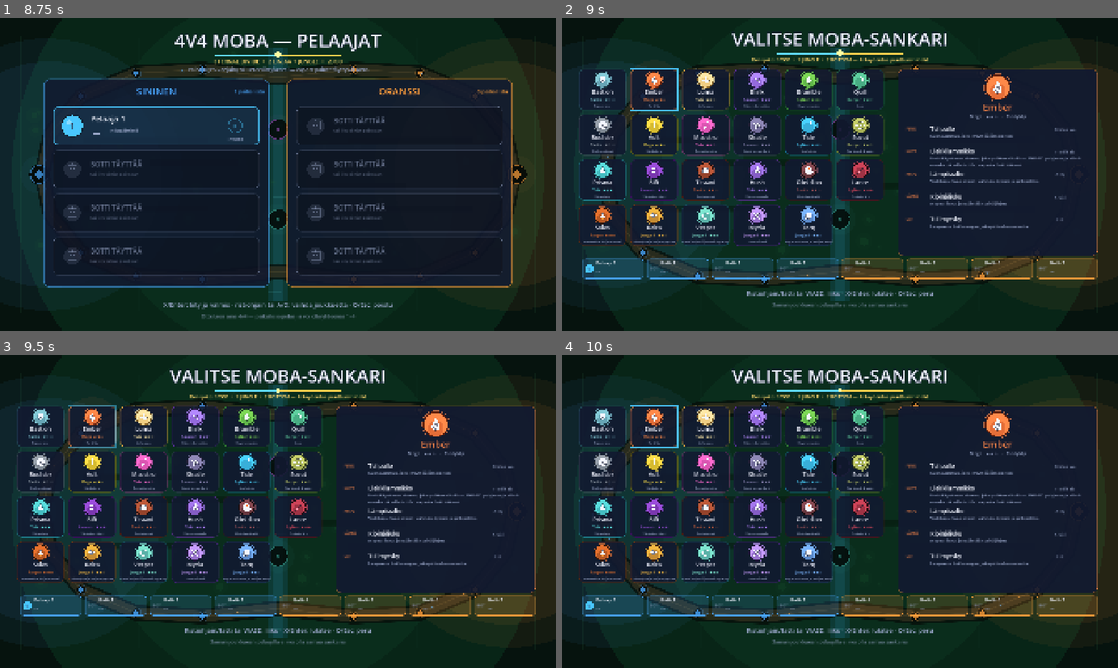
Above: before the commit, frames 1-4 (two rows, left to right).
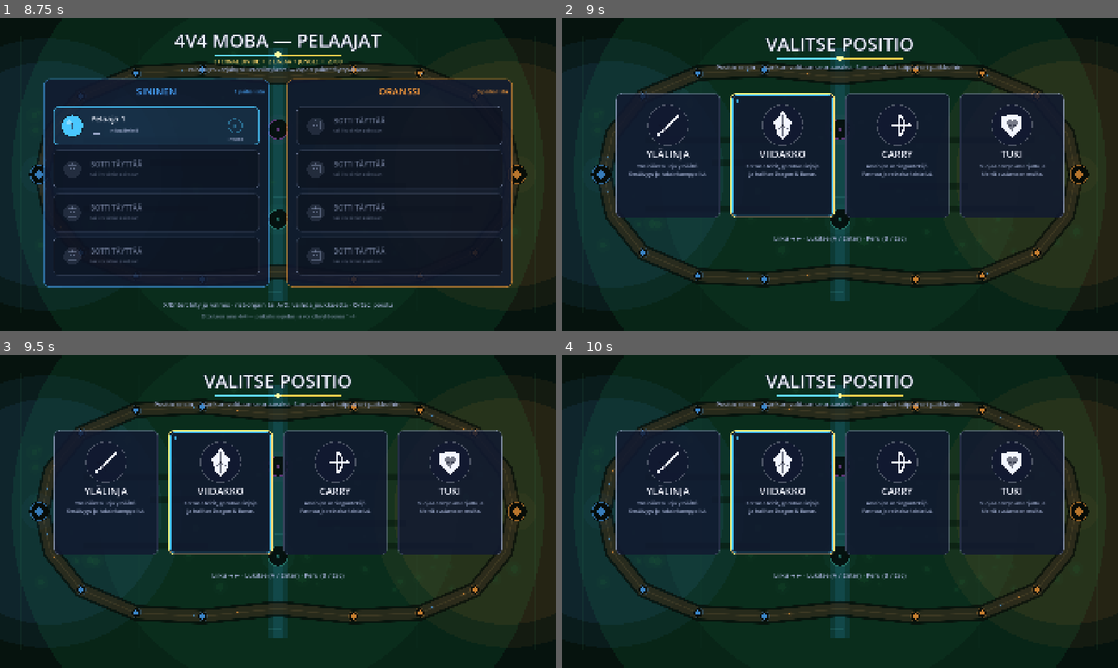
Above: after the commit, the same moments.

Repository: Zafgar/Brawlers
Game: Godot game, scene res://src/main.tscn
Same seed, same stepped clock (60 frames per second), same inputs: the game is played once before the commit and once after it.
Inputs (mouse positions are in pixels of both pictures, inside the frame that each line leads up to):
- Up to frame 1 (8.75 s): tap Enter (ui_accept) at 0.5, 0.77, 1.07, 8 s; move the mouse to (400, 158) at 0.52 s; hold Right (ui_right) 0.53-1.25 s; hold Q 0.53-1.25 s; click (400, 158) at 0.67 s; click "Formaatti 4v4 MOBA" at 1.25 s; click "Kenttä Eternal Divide" at 2 s; click "Aikaraja 20 minuuttia" at 2.75 s; click "AI-vaikeus ‹ 6 – Epäreilu ›" at 3.5 s; click "AI-vaikeus ‹ 1 – Vasta-alkaja…" at 4.25 s; click "Paikallinen näkymä Pelaajakoh…" at 5 s; click "TAKAISIN" at 5.75 s; click "PELAA 4V4 MOBA" at 6.5 s; click "JATKA PELAAJIIN" at 7.25 s; drag from (166, 190) to (250, 237) at 8.02 s
- Up to frame 2 (9 s): tap Enter (ui_accept) at 8.75 s; move the mouse to (895, 105) at 8.77 s; hold Right (ui_right) from 8.78 s (still down); hold E from 8.78 s (still down)
- Up to frame 3 (9.5 s): keep holding Right (ui_right); keep holding E
- Up to frame 4 (10 s): release Right (ui_right) at 9.5 s; release E at 9.5 s; drag from (812, 574) to (673, 464) at 9.52 s

Frame 1 is identical in both runs. In frame 2, 26% of the frame differs, in the area x 3-97%, y 4-93%; in frame 3, 26%; in frame 4, 26%.

Commit message:
Botti-rotaatio hätälinjalle + positiovalinta lobbyyn ennen sankarivalintaa
Rotaatio (TeamBlackboard + BotBrain):
- Tiimitaulu arvioi linjatilanteen ~0,6 s välein: kriisi kun linjalla on
  selvä vihollisylivoima (erotus >= 2) tai oma torni uhattuna ylivoimalla.
- Apuun kutsutaan enintään 2 sopivinta bottia: jungle ensin, sitten tuki
  JOS sen carry on turvassa, sitten laner jonka oma linja on rauhassa.
  Hystereesi pitää saman auttajan (ei sinkoilua). Ihmisiä ei komenneta.
- Kutsuttu botti ohittaa carry-liimauksen (SUPPORT-tilan) ja oman linjan
  paluulogiikan; kun kriisi laukeaa, kutsu poistuu ja botti palaa linjalleen.

Positiovalinta (Lobby + PlayerProfile + BotBrain):
- Uusi POSITIONS-vaihe JOINin ja sankarivalinnan väliin: pelaaja valitsee
  ensin position (YLÄLINJA / VIIDAKKO / CARRY / TUKI, kortit kuvioineen)
  ja vasta sitten sankarin -> samaa sankaria voi kokeilla eri paikoissa.
- Positio per joukkue vain yhdellä; peruutus sankarivalinnasta palaa
  positiovalintaan. Botit täyttävät vapaat positiot (jungle/tuki ensin)
  ja valitsevat sankarinsa positionsa mukaan.
- BotBrain kunnioittaa valittua positiota (_ensure_moba_assignment):
  carry/support-työnjako bottomissa (_moba_duty); tukikäytös seuraa nyt
  positiota, ei pelkkää sankariroolia.

Co-Authored-By: Claude Fable 5 <noreply@anthropic.com>
Claude-Session: https://claude.ai/code/session_01SqBgCfYgCzhYDAn38izic8

Diff:
--- a/src/ai/bot_brain.gd
+++ b/src/ai/bot_brain.gd
@@ -60,6 +60,7 @@
 var _is_jungler_role := false
 var _moba_job := ""
 var _moba_lane := ""
+var _moba_duty := ""             # bottom-duon työnjako: "carry"/"support" ("" = roolin mukaan)
 var _moba_goal := Vector2.INF
 var _lane_returning := false      # laner ajautui liian kauas omalta kaareltaan
 
@@ -267,20 +268,51 @@
 func _ensure_moba_assignment(hero: Hero, arena) -> void:
 	if _moba_job != "":
 		return
+	# 1) Lobbyssa valittu positio (top/jungle/carry/support) ohittaa heuristiikan:
+	#    pelaaja/botti pelaa juuri sitä paikkaa jonka valitsi.
+	match str(hero.profile.moba_position):
+		"jungle":
+			_moba_job = "jungle"
+			_moba_lane = ""
+			return
+		"top":
+			_moba_job = "top"
+			_moba_lane = MapMoba.TOP
+			return
+		"carry":
+			_moba_job = "bottom"
+			_moba_lane = MapMoba.BOTTOM
+			_moba_duty = "carry"
+			return
+		"support":
+			_moba_job = "bottom"
+			_moba_lane = MapMoba.BOTTOM
+			_moba_duty = "support"
+			return
+	# 2) Automaattijako (ei valittua positiota): ohita positiot jotka joku muu
+	#    on jo nimenomaisesti valinnut lobbyssa.
 	var team_heroes: Array = []
 	for h in arena.heroes:
 		if is_instance_valid(h) and not h.is_unit and h.team == hero.team:
 			team_heroes.append(h)
 	team_heroes.sort_custom(func(a, b): return a.profile.index < b.profile.index)
-	var bots: Array = team_heroes.filter(func(h): return h.controller is BotBrain)
+	var claimed: Dictionary = {}
+	for h in team_heroes:
+		var p := str(h.profile.moba_position)
+		if p != "":
+			claimed[p] = true
+	var unassigned: Array = team_heroes.filter(
+		func(h): return str(h.profile.moba_position) == "")
+	var bots: Array = unassigned.filter(func(h): return h.controller is BotBrain)
 	var designated = null
-	# Tuleva Jungleri-rooli saa paikan aina ensin, myös jos pelaaja valitsee sen.
-	for h in team_heroes:
-		if HeroDef.get_def(h.hero_id).get("role", "") == HeroDef.ROLE_JUNGLER:
-			designated = h
-			break
-	if designated == null and not bots.is_empty():
-		designated = bots[1] if bots.size() > 1 else bots[0]
+	if not claimed.has("jungle"):
+		# Tuleva Jungleri-rooli saa paikan aina ensin, myös jos pelaaja valitsee sen.
+		for h in unassigned:
+			if HeroDef.get_def(h.hero_id).get("role", "") == HeroDef.ROLE_JUNGLER:
+				designated = h
+				break
+		if designated == null and not bots.is_empty():
+			designated = bots[1] if bots.size() > 1 else bots[0]
 	if hero == designated:
 		_moba_job = "jungle"
 		_moba_lane = ""
@@ -289,12 +321,13 @@
 	# Support kuuluu oletuksena bottom-duoon. Valitse topiksi ensimmäinen muu
 	# sankari, jotta XP-roolit ja lane-käyttäytyminen vastaavat 1/1/2-jakoa.
 	var top_laner = null
-	for candidate in bot_laners:
-		if str(HeroDef.get_def(candidate.hero_id).get("role", "")) != "Tuki":
-			top_laner = candidate
-			break
-	if top_laner == null and not bot_laners.is_empty():
-		top_laner = bot_laners[0]
+	if not claimed.has("top"):
+		for candidate in bot_laners:
+			if str(HeroDef.get_def(candidate.hero_id).get("role", "")) != "Tuki":
+				top_laner = candidate
+				break
+		if top_laner == null and not bot_laners.is_empty():
+			top_laner = bot_laners[0]
 	if hero == top_laner:
 		_moba_job = "top"
 		_moba_lane = MapMoba.TOP
@@ -542,6 +575,14 @@
 		_defend_pos = bb.threatened_structure.global_position
 		_mode = Mode.FIGHT
 		return
+	# ROTAATIO: tiimitaulu kutsui minut auttamaan hätälinjaa (esim. top pahasti
+	# alakynnessä tai koko vihollisjoukkue puskee yhtä linjaa) -> mene sinne.
+	# Kutsu poistuu taululta kun kriisi laukeaa, jolloin normaali lane-logiikka
+	# palauttaa omalle linjalle. Ohittaa myös tuen carry-liimauksen (SUPPORT).
+	if bb.help_lane != "" and hero in bb.helpers:
+		_moba_goal = bb.help_pos
+		_mode = Mode.FIGHT
+		return
 	var lane_map := arena.map as MapMoba
 	if _moba_job != "jungle" and _moba_lane != "" and lane_map != null \
 			and lane_map.distance_to_lane(hero.global_position, _moba_lane) > 520.0:
@@ -551,7 +592,10 @@
 		_moba_goal = _moba_lane_route_goal(hero, arena, hero.global_position)
 		_mode = Mode.FIGHT
 		return
-	if _is_support and _moba_job == "bottom":
+	# Tuen työnjako: nimenomainen support-positio TAI (ilman positiota) tukiroolin
+	# sankari bottomissa pelaa suojaavaa duo-peliä.
+	if _moba_job == "bottom" and (_moba_duty == "support" \
+			or (_moba_duty == "" and _is_support)):
 		_mode = Mode.SUPPORT
 		return
 	# Vain oikea vihollissankari laukaisee tiimitaistelun — minionit ja tornit
--- a/src/ai/team_blackboard.gd
+++ b/src/ai/team_blackboard.gd
@@ -18,6 +18,16 @@
 var alert_timer := 0.0             # hetkellinen hälytystila (reliikki vaihtoi omistajaa)
 var threatened_structure = null    # oma rakennus jota vihollissankari juuri uhkaa (MOBA)
 var defender: Hero = null          # lähin liittolainen nimetty puolustamaan sitä
+
+# MOBA-rotaatio: kun jokin linja on pahasti alakynnessä (vihollisia selvästi
+# enemmän kuin puolustajia tai torni uhattuna ylivoimalla), taululle merkitään
+# hätälinja ja sinne KUTSUTAAN apuun sopivimmat vapaat botit (jungle ensin,
+# sitten tuki jonka carry on turvassa, sitten muut joiden oma linja on rauhassa).
+# Kutsu poistuu kun kriisi laukeaa -> autetut palaavat omille linjoilleen.
+var help_lane := ""                # hätälinja ("top"/"bottom", "" = ei kriisiä)
+var help_pos := Vector2.ZERO       # piste jonne apu suunnataan
+var helpers: Array = []            # apuun kutsutut sankarit (Hero)
+var _help_timer := 0.0             # kriisiarvion tahdistus (ei joka framea)
 
 
 func setup(p_arena, p_team: int) -> void:
@@ -150,6 +160,153 @@
 			if defender == null:
 				defender = best_any
 
+		# Linjakriisi + apuun kutsuttavat (tahdistettu, ei joka framea).
+		_help_timer -= delta
+		if _help_timer <= 0.0:
+			_help_timer = 0.6
+			_update_moba_crisis(allies, enemies)
+
+
+## Arvioi linjojen tilanteen ja kutsuu apuun sopivimmat botit. Kriisi = linjalla
+## on selvä vihollisylivoima (erotus >= 2) TAI oma torni siellä on uhattuna
+## ylivoimalla (erotus >= 1). Apuun kutsutaan enintään 2 bottia kerralla, jotta
+## koko joukkue ei hylkää omia linjojaan. Ihmisiä ei komenneta.
+func _update_moba_crisis(allies: Array, enemies: Array) -> void:
+	var prev_helpers: Array = helpers.filter(func(h): return is_instance_valid(h) and h.alive)
+	help_lane = ""
+	help_pos = Vector2.ZERO
+	helpers = []
+	var mm := arena.map as MapMoba
+	if mm == null:
+		return
+
+	var worst_lane := ""
+	var worst_deficit := 0
+	var worst_center := Vector2.ZERO
+	var worst_tower_threat := false
+	var threat_lane := _structure_lane(mm, threatened_structure)
+	const LANE_NEAR := 480.0
+	for lane in [MapMoba.TOP, MapMoba.BOTTOM]:
+		var enemy_n := 0
+		var enemy_sum := Vector2.ZERO
+		for e in enemies:
+			if mm.distance_to_lane(e.global_position, str(lane)) < LANE_NEAR:
+				enemy_n += 1
+				enemy_sum += e.global_position
+		if enemy_n == 0:
+			continue
+		var ally_n := 0
+		for a in allies:
+			if mm.distance_to_lane(a.global_position, str(lane)) < LANE_NEAR:
+				ally_n += 1
+		var tower_threat: bool = threat_lane == str(lane)
+		var deficit: int = enemy_n - ally_n
+		# Torniuhka laskee kynnystä: yksikin ylivoima riittää kriisiin.
+		var is_crisis: bool = deficit >= 2 or (tower_threat and deficit >= 1)
+		if not is_crisis:
+			continue
+		if deficit > worst_deficit or (deficit == worst_deficit and tower_threat):
+			worst_deficit = deficit
+			worst_lane = str(lane)
+			worst_center = enemy_sum / float(enemy_n)
+			worst_tower_threat = tower_threat
+
+	if worst_lane == "":
+		return
+	help_lane = worst_lane
+	# Apu suunnataan uhatulle tornille jos sellainen on, muuten vihollisryhmään.
+	if worst_tower_threat and threatened_structure != null \
+			and is_instance_valid(threatened_structure):
+		help_pos = threatened_structure.global_position
+	else:
+		help_pos = worst_center
+
+	# Valitse auttajat: botit jotka EIVÄT jo ole hätälinjalla, terveet, lähimmät.
+	# Jungle on paras rotatoija; tuki lähtee vain jos sen carry on turvassa (tai
+	# carry lähtee myös); muut vain jos oma linja on rauhassa.
+	var need: int = clampi(worst_deficit - 1, 1, 2)
+	var scored: Array = []
+	for a in allies:
+		if not (a.controller is BotBrain):
+			continue
+		if a.hp < a.max_hp * 0.4:
+			continue
+		if mm.distance_to_lane(a.global_position, help_lane) < LANE_NEAR:
+			continue   # on jo siellä -> ei "apua", vaan puolustaja
+		var brain: BotBrain = a.controller
+		var score := 0.0
+		match str(brain._moba_job):
+			"jungle":
+				score = 3.0
+			"bottom":
+				if str(brain._moba_duty) == "support":
+					# Tuki irtoaa carrysta vain jos carry ei ole vaarassa.
+					if not _ally_in_danger(_bottom_carry(allies)):
+						score = 2.0
+					else:
+						continue
+				else:
+					score = 1.0 if not _lane_contested(mm, a, enemies) else 0.0
+			_:
+				score = 1.0 if not _lane_contested(mm, a, enemies) else 0.0
+		if score <= 0.0:
+			continue
+		if a in prev_helpers:
+			score += 1.5   # hystereesi: sama auttaja jatkaa, ei sinkoilua
+		score -= a.global_position.distance_to(help_pos) / 2200.0
+		scored.append({"hero": a, "score": score})
+	scored.sort_custom(func(x, y): return float(x["score"]) > float(y["score"]))
+	for i in range(mini(need, scored.size())):
+		helpers.append(scored[i]["hero"])
+	if helpers.is_empty():
+		help_lane = ""
+
+
+## Minkä linjan rakennus on (lähin linja); "" jos ei rakennusta.
+func _structure_lane(mm: MapMoba, s) -> String:
+	if s == null or not is_instance_valid(s):
+		return ""
+	var best := ""
+	var best_d := 1.0e20
+	for lane in [MapMoba.TOP, MapMoba.BOTTOM]:
+		var d: float = mm.distance_to_lane(s.global_position, str(lane))
+		if d < best_d:
+			best_d = d
+			best = str(lane)
+	return best
+
+
+## Bottom-duon carry (ei-tuki-bottom-botti); null jos ei löydy.
+func _bottom_carry(allies: Array) -> Hero:
+	for a in allies:
+		if not (a.controller is BotBrain):
+			continue
+		var brain: BotBrain = a.controller
+		if str(brain._moba_job) == "bottom" and str(brain._moba_duty) != "support":
+			return a
+	return null
+
+
+## Onko liittolainen vaarassa (vihollissankari lähellä tai matala HP)?
+func _ally_in_danger(ally: Hero) -> bool:
+	if ally == null or not is_instance_valid(ally) or not ally.alive:
+		return false
+	if ally.hp < ally.max_hp * 0.45:
+		return true
+	return not arena.heroes_in_circle(ally.global_position, 560.0, 1 - team, true, true).is_empty()
+
+
+## Onko botin OMALLA linjalla vihollissankareita (linja kiistetty)?
+func _lane_contested(mm: MapMoba, a: Hero, enemies: Array) -> bool:
+	var brain: BotBrain = a.controller
+	var lane := str(brain._moba_lane)
+	if lane == "":
+		return false
+	for e in enemies:
+		if mm.distance_to_lane(e.global_position, lane) < 480.0:
+			return true
+	return false
+
 
 func on_relic_taken(_hero) -> void:
 	alert_timer = 3.0
--- a/src/core/player_profile.gd
+++ b/src/core/player_profile.gd
@@ -9,6 +9,7 @@
 var hero_id := ""
 var is_bot := false
 var display_name := ""
+var moba_position := ""    # lobbyn positiovalinta: "top"/"jungle"/"carry"/"support" ("" = auto)
 var bot_level := -1        # -1 = käytä Game.bot_level; muuten oma taso (simulaatio)
 
 var stats := {}
--- a/src/ui/lobby.gd
+++ b/src/ui/lobby.gd
@@ -4,7 +4,7 @@
 ## Jokainen laite (näppäimistö + jokainen ohjain) pollataan erikseen,
 ## joten kaikki paikallispelaajat toimivat itsenäisesti yhtä aikaa.
 
-enum Phase { JOIN, HEROES, STARTING }
+enum Phase { JOIN, POSITIONS, HEROES, STARTING }
 
 # 23 sankaria mahtuu neljään riviin. Oikean puolen kykypaneeli ja alareunan
 # pelaajakortit jäävät vapaiksi myös yhdellä 1080p-ruudulla.
@@ -12,6 +12,17 @@
 const TILE_W := 164.0
 const TILE_H := 142.0
 const TILE_GAP := 14.0
+
+# Positiovalinta ennen sankarivalintaa: pelaaja valitsee paikan (top/jungle/
+# carry/support) ja vasta sitten sankarin -> samaa sankaria voi kokeilla eri
+# paikoissa. Saman joukkueen sisällä positio voi olla vain yhdellä.
+const POSITIONS := ["top", "jungle", "carry", "support"]
+const POSITION_INFO := {
+	"top": {"name": "YLÄLINJA", "desc": "Yksinäinen linja ylhäällä.\nKestävyys ja kaksinkamppailut."},
+	"jungle": {"name": "VIIDAKKO", "desc": "Farmaa leirit, gankkaa linjoja\nja hallitse Dragon & Baron."},
+	"carry": {"name": "CARRY", "desc": "Alalinjan vahingontekijä.\nFarmaa ja ratkaise taistelut."},
+	"support": {"name": "TUKI", "desc": "Suojaa carrya alalinjalla ja\nkierrä auttamaan muita."},
+}
 
 var phase: int = Phase.JOIN
 
@@ -99,6 +110,8 @@
 	match phase:
 		Phase.JOIN:
 			_handle_join_input(device, edge)
+		Phase.POSITIONS:
+			_handle_positions_input(device, edge)
 		Phase.HEROES:
 			_handle_heroes_input(device, edge)
 
@@ -178,7 +191,8 @@
 		profile.team = 1
 	else:
 		profile.team = 0
-	players.append({"profile": profile, "ready": false, "cursor": 0, "locked": false})
+	players.append({"profile": profile, "ready": false, "cursor": 0, "locked": false,
+		"pos_cursor": 0, "pos_locked": false})
 	AudioMgr.play("ui_lock")
 
 
@@ -188,7 +202,76 @@
 	for entry in players:
 		if not entry.ready:
 			return
-	_enter_heroes()
+	_enter_positions()
+
+
+# --- POSITIONS-vaihe ---
+
+func _enter_positions() -> void:
+	phase = Phase.POSITIONS
+	AudioMgr.play("ui_open")
+	for i in range(players.size()):
+		players[i].pos_cursor = i % POSITIONS.size()
+		players[i].pos_locked = false
+		players[i].profile.moba_position = ""
+
+
+## Onko positio jo lukittu saman joukkueen toisella pelaajalla?
+func _position_taken(team: int, pos: String, exclude: Dictionary) -> bool:
+	for entry in players:
+		if entry == exclude:
+			continue
+		if entry.profile.team == team and entry.pos_locked \
+				and entry.profile.moba_position == pos:
+			return true
+	return false
+
+
+func _handle_positions_input(device: int, edge: Dictionary) -> void:
+	var entry := _player_by_device(device)
+	if entry.is_empty():
+		return
+
+	if not entry.pos_locked:
+		if edge.left:
+			entry.pos_cursor = (int(entry.pos_cursor) + POSITIONS.size() - 1) % POSITIONS.size()
+			AudioMgr.play("ui_move")
+		elif edge.right:
+			entry.pos_cursor = (int(entry.pos_cursor) + 1) % POSITIONS.size()
+			AudioMgr.play("ui_move")
+
+	if edge.accept and not entry.pos_locked:
+		var pos: String = POSITIONS[entry.pos_cursor]
+		if _position_taken(entry.profile.team, pos, entry):
+			_deny = {"tile": entry.pos_cursor, "t": 0.5}
+			AudioMgr.play("ui_deny")
+		else:
+			entry.pos_locked = true
+			entry.profile.moba_position = pos
+			AudioMgr.play("ui_lock")
+			if _all_positions_locked():
+				_enter_heroes()
+		return
+
+	if edge.cancel:
+		if entry.pos_locked:
+			entry.pos_locked = false
+			entry.profile.moba_position = ""
+			AudioMgr.play("ui_back")
+		else:
+			phase = Phase.JOIN
+			for other in players:
+				other.ready = false
+				other.pos_locked = false
+				other.profile.moba_position = ""
+			AudioMgr.play("ui_back")
+
+
+func _all_positions_locked() -> bool:
+	for entry in players:
+		if not entry.pos_locked:
+			return false
+	return true
 
 
 func _enter_heroes() -> void:
@@ -210,6 +293,26 @@
 			bot.team = team
 			bot.display_name = "Botti %d" % _bot_counter
 			bots.append(bot)
+	_assign_bot_positions()
+
+
+## Botit täyttävät joukkueen vapaiksi jääneet positiot (ihmisten valinnat
+## kunnioitetaan). Täyttöjärjestys pitää kokoonpanon toimivana vajaallakin
+## ihmismäärällä: jungle ja tuki ensin, sitten top ja carry.
+func _assign_bot_positions() -> void:
+	for team in [0, 1]:
+		var taken: Dictionary = {}
+		for entry in players:
+			if entry.profile.team == team and entry.profile.moba_position != "":
+				taken[entry.profile.moba_position] = true
+		var free: Array = []
+		for pos in ["jungle", "support", "top", "carry"]:
+			if not taken.has(pos):
+				free.append(pos)
+		for bot in bots:
+			if bot.team != team:
+				continue
+			bot.moba_position = str(free.pop_front()) if not free.is_empty() else ""
 
 
 func _team_total_count(team: int) -> int:
@@ -282,12 +385,14 @@
 				bot.hero_id = ""
 			AudioMgr.play("ui_back")
 		else:
-			phase = Phase.JOIN
+			# Takaisin positiovalintaan (ei suoraan JOINiin): sankarivalinnat
+			# tyhjenevät, positiot avataan uudelleen valittaviksi.
+			phase = Phase.POSITIONS
 			bots.clear()
 			for other in players:
-				other.ready = false
 				other.locked = false
 				other.profile.hero_id = ""
+				other.pos_locked = false
 			AudioMgr.play("ui_back")
 
 
@@ -327,19 +432,35 @@
 			candidates.append(hero_id)
 	if candidates.is_empty():
 		candidates = HeroDef.ORDER.duplicate()
-	# MOBA-kokoonpano tarvitsee ensin junglerin, sitten etulinjan/tuen.
-	var roles_present: Array = []
-	for hero_id in taken:
-		roles_present.append(HeroDef.get_def(hero_id)["role"])
+	# Botti valitsee sankarin POSITIONSA mukaan (jungle -> jungleri, support ->
+	# tuki, top -> tankki/fighter, carry -> ranger/mage). Ilman positiota vanha
+	# heuristiikka: jungleri ensin, sitten puuttuva etulinja/tuki.
+	var wanted_roles: Array = []
+	match bot.moba_position:
+		"jungle":
+			wanted_roles = [HeroDef.ROLE_JUNGLER]
+		"support":
+			wanted_roles = ["Tuki"]
+		"top":
+			wanted_roles = ["Tankki", "Fighter"]
+		"carry":
+			wanted_roles = ["Ranger", "Mage"]
 	var preferred: Array = []
-	if not HeroDef.ROLE_JUNGLER in roles_present:
+	for hero_id in candidates:
+		if HeroDef.get_def(hero_id)["role"] in wanted_roles:
+			preferred.append(hero_id)
+	if preferred.is_empty():
+		var roles_present: Array = []
+		for hero_id in taken:
+			roles_present.append(HeroDef.get_def(hero_id)["role"])
+		if not HeroDef.ROLE_JUNGLER in roles_present:
+			for hero_id in candidates:
+				if HeroDef.get_def(hero_id)["role"] == HeroDef.ROLE_JUNGLER:
+					preferred.append(hero_id)
 		for hero_id in candidates:
-			if HeroDef.get_def(hero_id)["role"] == HeroDef.ROLE_JUNGLER:
+			var role: String = HeroDef.get_def(hero_id)["role"]
+			if preferred.is_empty() and role in ["Tankki", "Tuki"] and not role in roles_present:
 				preferred.append(hero_id)
-	for hero_id in candidates:
-		var role: String = HeroDef.get_def(hero_id)["role"]
-		if preferred.is_empty() and role in ["Tankki", "Tuki"] and not role in roles_present:
-			preferred.append(hero_id)
 	var pool := preferred if not preferred.is_empty() else candidates
 	bot.hero_id = pool[randi() % pool.size()]
 
@@ -350,12 +471,140 @@
 	match phase:
 		Phase.JOIN:
 			_draw_join()
+		Phase.POSITIONS:
+			_draw_positions()
 		Phase.HEROES:
 			_draw_heroes()
 		Phase.STARTING:
 			_draw_heroes()
 			UiKit.draw_text(self, Vector2(960, 1000), "4V4 MOBA ALKAA...", 44,
 				Palette.glow(Palette.GOLD, 1.3), true, 6)
+
+
+# --- POSITIONS-piirto ---
+
+func _draw_positions() -> void:
+	_draw_title("VALITSE POSITIO", 90)
+	UiKit.draw_text(self, Vector2(960, 170), "Positio ensin — sankari valitaan seuraavaksi. Sama sankari taipuu eri paikkoihin.",
+		22, Palette.TEXT_DIM, true)
+
+	var card_w := 360.0
+	var card_h := 430.0
+	var gap := 36.0
+	var total: float = POSITIONS.size() * card_w + (POSITIONS.size() - 1) * gap
+	var x0: float = 960.0 - total / 2.0
+	var y0 := 260.0
+
+	for i in range(POSITIONS.size()):
+		var pos_id: String = POSITIONS[i]
+		var info: Dictionary = POSITION_INFO[pos_id]
+		var rect := Rect2(x0 + i * (card_w + gap), y0, card_w, card_h)
+		var hovered := false
+		for entry in players:
+			if not entry.pos_locked and int(entry.pos_cursor) == i:
+				hovered = true
+		var border: Color = Palette.with_alpha(Palette.TEXT_DIM, 0.4)
+		if hovered:
+			border = Palette.glow(Palette.GOLD, 1.2)
+		_card(rect, Palette.with_alpha(Palette.UI_PANEL, 0.85), border, 3 if hovered else 2, 18)
+		# Kieltovälähdys (positio jo varattu omassa joukkueessa).
+		if _deny.t > 0.0 and int(_deny.tile) == i:
+			_card(rect, Palette.with_alpha(Palette.BAD, 0.25 * _deny.t), Palette.BAD, 3, 18)
+
+		var cx := rect.position.x + card_w / 2.0
+		_draw_position_glyph(pos_id, Vector2(cx, y0 + 110.0), 56.0)
+		UiKit.draw_text(self, Vector2(cx, y0 + 210.0), str(info["name"]), 34, Palette.TEXT_MAIN, true, 4)
+		var desc_lines: PackedStringArray = str(info["desc"]).split("\n")
+		for li in range(desc_lines.size()):
+			UiKit.draw_text(self, Vector2(cx, y0 + 252.0 + li * 26.0), desc_lines[li],
+				18, Palette.TEXT_DIM, true)
+
+		# Lukinneet pelaajat: värichipit joukkueväreillä kortin alaosaan.
+		var chip_y := rect.position.y + card_h - 56.0
+		var lockers: Array = []
+		for entry in players:
+			if entry.pos_locked and entry.profile.moba_position == pos_id:
+				lockers.append(entry)
+		for li in range(lockers.size()):
+			var entry: Dictionary = lockers[li]
+			var chip_x: float = cx + (li - (lockers.size() - 1) / 2.0) * 60.0
+			var pc: Color = entry.profile.color()
+			draw_circle(Vector2(chip_x, chip_y), 20.0, pc)
+			draw_arc(Vector2(chip_x, chip_y), 24.0, 0.0, TAU, 26,
+				Palette.team(entry.profile.team), 3.0)
+			UiKit.draw_text(self, Vector2(chip_x, chip_y + 1.0), str(entry.profile.index + 1),
+				18, Palette.TEXT_DARK, true)
+
+		# Kursorit: kunkin valitsemattoman pelaajan värillinen kehys (sisennys
+		# pelaajittain, jotta useampi kursori näkyy samalla kortilla).
+		for entry in players:
+			if entry.pos_locked or int(entry.pos_cursor) != i:
+				continue
+			var inset: float = 6.0 + float(entry.profile.index) * 5.0
+			var crect := Rect2(rect.position + Vector2(inset, inset),
+				rect.size - Vector2(inset * 2.0, inset * 2.0))
+			_card(crect, Color(0, 0, 0, 0.0), entry.profile.color(), 3, 14)
+			UiKit.draw_text(self, rect.position + Vector2(24.0 + float(entry.profile.index) * 26.0, 26.0),
+				str(entry.profile.index + 1), 18, entry.profile.color(), true, 3)
+
+	UiKit.draw_text(self, Vector2(960, y0 + card_h + 70.0),
+		"Liiku ◄ ► · Lukitse (A / Enter) · Peru (B / Esc)", 22, Palette.TEXT_DIM, true)
+
+
+## Position tunnuskuvio: top = miekka, jungle = lehti, carry = jousi+nuoli,
+## support = kilpi+sydän. Piirretty koodilla samaan tapaan kuin sankari-ikonit.
+func _draw_position_glyph(pos_id: String, center: Vector2, r: float) -> void:
+	var ink := Color("f4f7ff")
+	var shade := Color(0.06, 0.08, 0.16, 0.55)
+	draw_circle(center, r + 14.0, Palette.with_alpha(Palette.UI_PANEL, 0.9))
+	draw_arc(center, r + 14.0, 0.0, TAU, 40, Palette.with_alpha(ink, 0.25), 2.0)
+	match pos_id:
+		"top":
+			# Miekka vinottain
+			var tip := center + Vector2(0.6, -0.6) * r
+			var tail := center + Vector2(-0.45, 0.45) * r
+			draw_line(tail, tip, ink, r * 0.14)
+			draw_colored_polygon(PackedVector2Array([
+				tip + Vector2(0.2, -0.2) * r * 0.5, tip + Vector2(-0.25, 0.0) * r * 0.4,
+				tip + Vector2(0.0, 0.25) * r * 0.4]), ink)
+			var g1 := center + Vector2(-0.25, 0.25) * r
+			draw_line(g1 + Vector2(-0.28, -0.28) * r, g1 + Vector2(0.28, 0.28) * r, shade, r * 0.1)
+			draw_circle(tail + Vector2(-0.1, 0.1) * r, r * 0.12, ink)
+		"jungle":
+			# Lehti ruotoineen
+			var leaf := PackedVector2Array([
+				center + Vector2(0, -0.85) * r, center + Vector2(0.55, -0.2) * r,
+				center + Vector2(0.35, 0.55) * r, center + Vector2(0, 0.85) * r,
+				center + Vector2(-0.35, 0.55) * r, center + Vector2(-0.55, -0.2) * r])
+			draw_colored_polygon(leaf, ink)
+			draw_line(center + Vector2(0, -0.7) * r, center + Vector2(0, 0.7) * r, shade, r * 0.09)
+			for side in [-1.0, 1.0]:
+				draw_line(center, center + Vector2(side * 0.3, 0.25) * r, shade, r * 0.06)
+		"carry":
+			# Jousi + nuoli oikealle
+			var bc := center + Vector2(-r * 0.3, 0)
+			draw_arc(bc, r * 0.75, -1.0, 1.0, 20, ink, r * 0.12)
+			var e1: Vector2 = bc + Vector2(cos(-1.0), sin(-1.0)) * r * 0.75
+			var e2: Vector2 = bc + Vector2(cos(1.0), sin(1.0)) * r * 0.75
+			draw_line(e1, e2, ink, r * 0.05)
+			var atip := center + Vector2(r * 0.75, 0)
+			draw_line(center + Vector2(-r * 0.35, 0), atip, ink, r * 0.09)
+			draw_colored_polygon(PackedVector2Array([
+				atip + Vector2(r * 0.16, 0), atip + Vector2(-r * 0.1, -r * 0.14),
+				atip + Vector2(-r * 0.1, r * 0.14)]), ink)
+		"support":
+			# Kilpi + sydän
+			var shield := PackedVector2Array([
+				center + Vector2(-0.6, -0.55) * r, center + Vector2(0, -0.7) * r,
+				center + Vector2(0.6, -0.55) * r, center + Vector2(0.6, 0.15) * r,
+				center + Vector2(0, 0.8) * r, center + Vector2(-0.6, 0.15) * r])
+			draw_colored_polygon(shield, ink)
+			var hc := center + Vector2(0, -0.05) * r
+			for side in [-1.0, 1.0]:
+				draw_circle(hc + Vector2(side * 0.16, -0.1) * r, r * 0.18, shade)
+			draw_colored_polygon(PackedVector2Array([
+				hc + Vector2(-0.33, -0.02) * r, hc + Vector2(0.33, -0.02) * r,
+				hc + Vector2(0, 0.42) * r]), shade)
 
 
 func _panel_style(border: Color) -> StyleBoxFlat:
